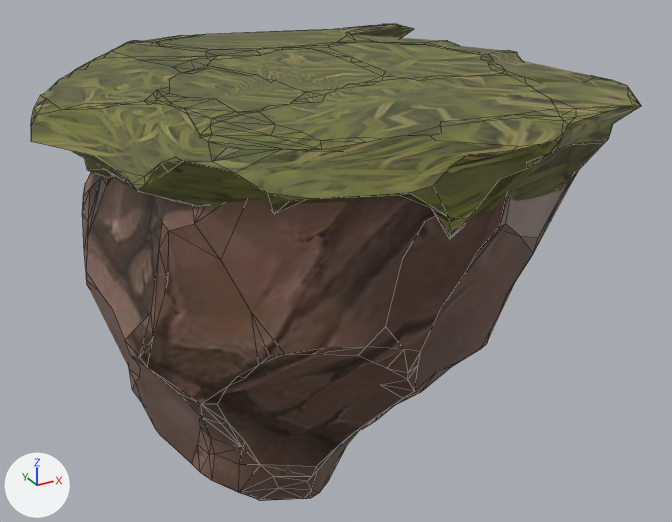
The FBX model Assets/Environment/Art/Models/platform05.fbx: old version first, new version second.
Camera for both pictures: a 50 mm lens placed at (-3.62, -8.14, 4.84), pointed at (0.65, -0.38, 0.96). Lighting does not change. The marker at lower left points along +X, +Y and +Z. Mesh edges are drawn as thin lines. Where no turn or scale is listed for an object, it has been applied to the vertices.

The scene before the commit, as lines of its bpy script (objects in view):
```python
me_cube_011 = bpy.data.meshes.new('Cube.011')
me_cube_011.from_pydata(...)  # 1198 vertices, 1314 faces; spans x -2.28..2.98, y -2.95..2.52, z -1.35..3.0
# faces by material slot: [657, 657]
me_cube_011.materials.append(mat_material_007)  # picture img_grass_tex_2_png
me_cube_011.materials.append(mat_material_003)  # picture img_stone_03_tex_png
ob_platform05 = bpy.data.objects.new('platform05', me_cube_011)
ob_platform05.location = (0.1, -0.16, -0.08)
```
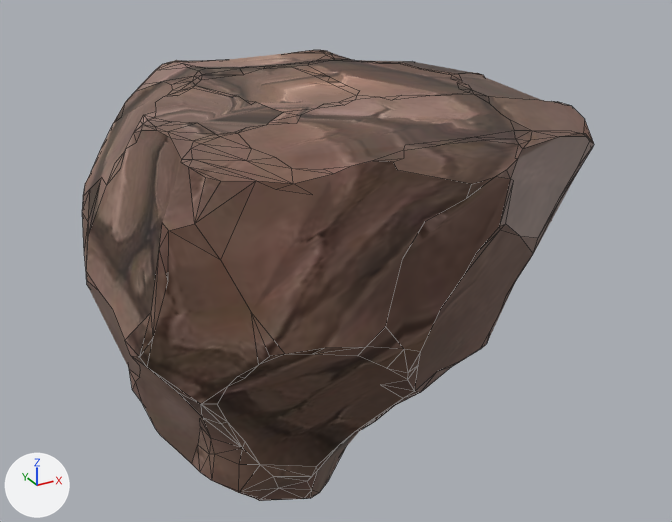
Boxes [x1, y1, x2, y2] around the edits, measured in the pictures (672 x 522 px):
'platform05', reshaped (16% narrower): before [31, 24, 641, 501]; after [82, 50, 594, 501]
part 1 of me_cube_011, deleted (yellow): before [31, 24, 641, 239]

Patch to the scene script:
```diff
--- a/Assets/Environment/Art/Models/platform05.fbx.py
+++ b/Assets/Environment/Art/Models/platform05.fbx.py
@@ me_cube_011 @@
 me_cube_011.from_pydata(...)  # 1198 vertices, 1314 faces; spans x -2.28..2.98, y -2.95..2.52, z -1.35..3.0
 # used by ob_platform05; location = (0.1, -0.16, -0.08)
-me_cube_011.materials.append(mat_material_007)  # picture img_grass_tex_2_png
+# me_cube_011 part 1: the loose piece of 599 vertices spanning x -2.28..2.98, y -2.95..2.52, z 1.95..3.0 is deleted
 me_cube_011.materials.append(mat_material_003)
```
